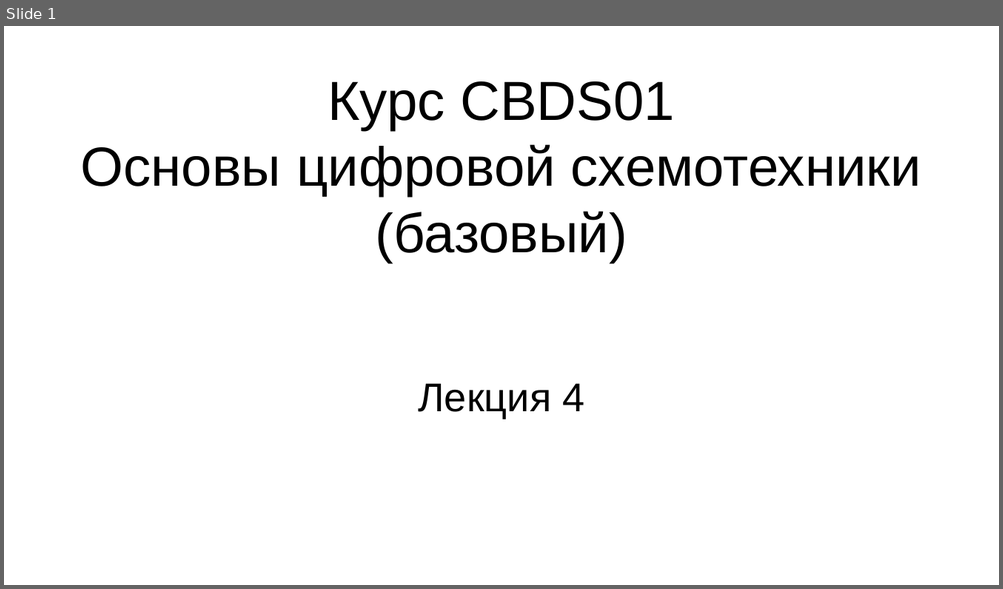
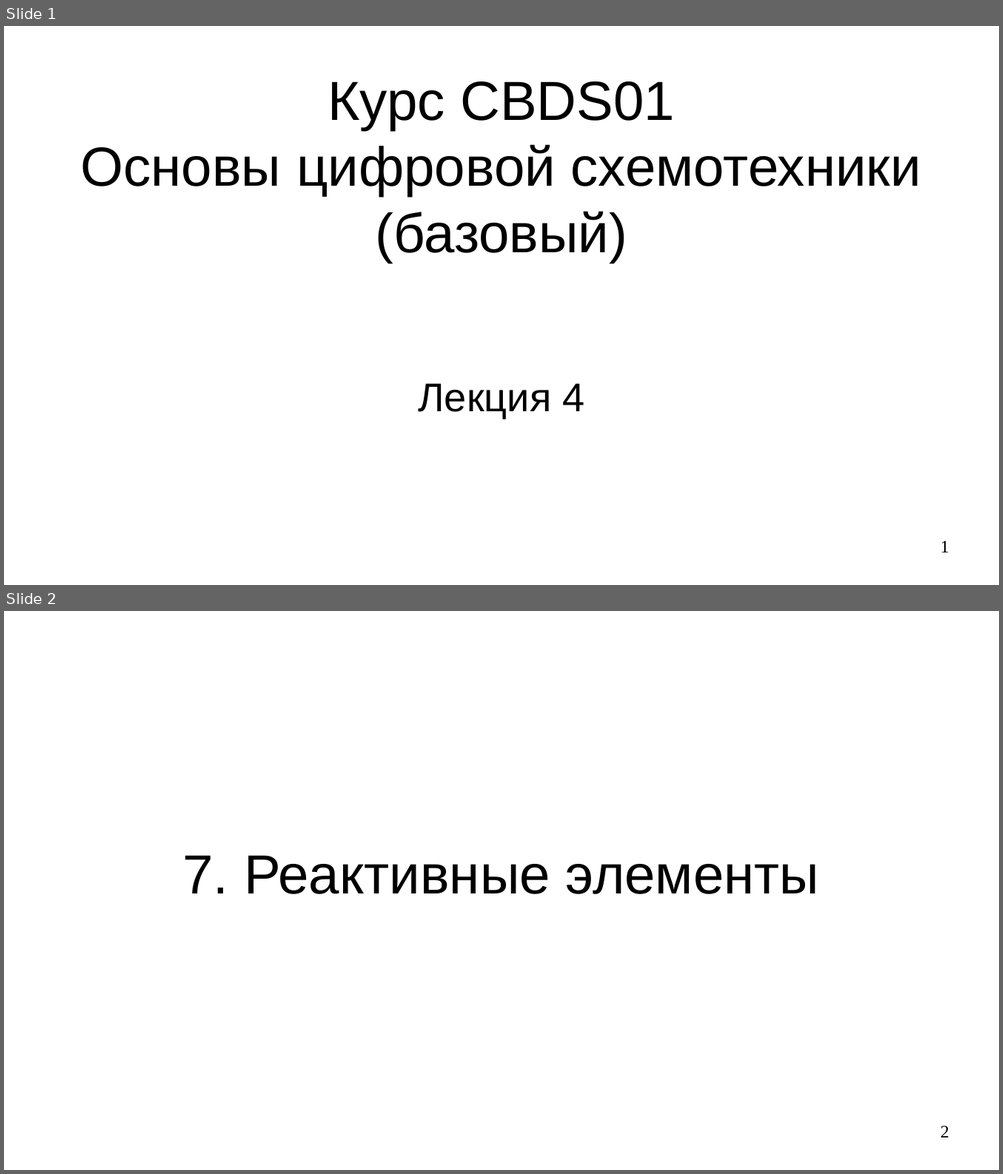
Before and after one commit to steelcraft/stud-lab, a slide deck: Лекции/СBDS01#L4.odp. Shown one above the other, each under a label of ours: slide 1 before the commit, slides 1 and 2 after it. The pictures are 1003x589 and 1003x1174 pixels, drawn with LibreOffice and Linux fonts; fonts in the diff are those of the drawing. Boxes give left, top, right and bottom in pixels: in the first picture for what was removed or moved away, otherwise in the second. Text is boxed around its words. In the diff, an @@ line names an element or a change of style, - is before the commit and + after.

```diff
--- a/Лекции/СBDS01#L4.odp
+++ b/Лекции/СBDS01#L4.odp
@@ slide 2 added at <box>4,611,999,1170</box>, background #FFFFFF @@
@@ title added at <box>182,855,819,894</box>, 44 pt, text #000000 @@
+7. Реактивные элементы
@@ page number added at <box>940,1126,949,1138</box>, 14 pt, text #000000 @@
+2
@@ slide 1 changed as well @@
@@ page number added at <box>940,541,949,553</box>, 14 pt, text #000000 @@
+1
```
Also in this commit, not shown: 16 other slides added.
